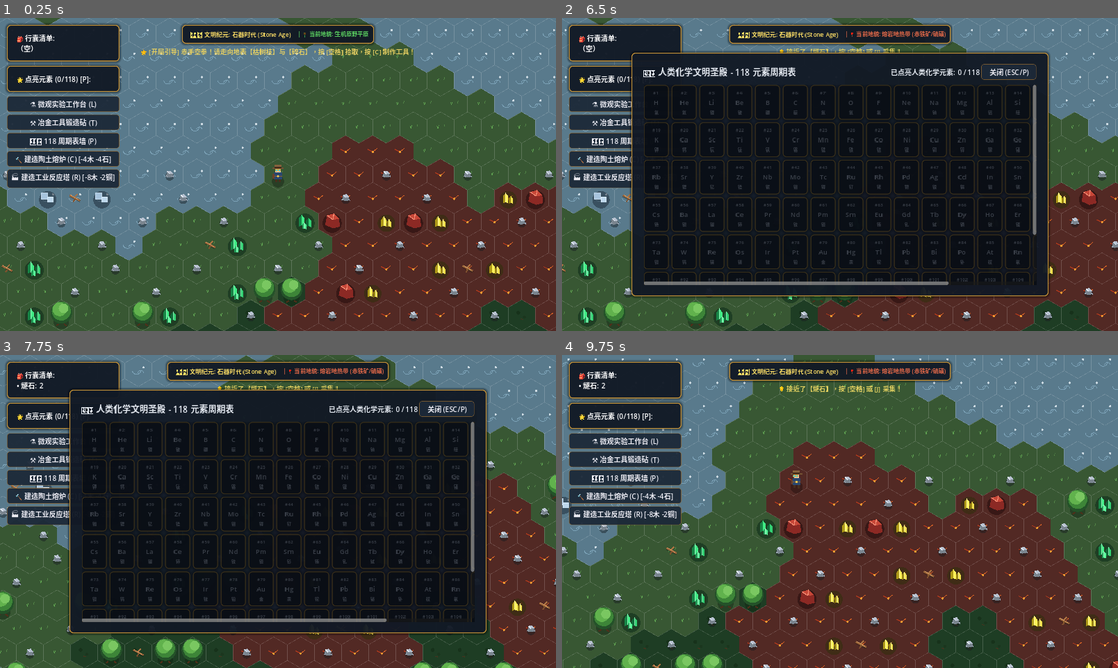
Above: before the commit, frames 1-4 (two rows, left to right).
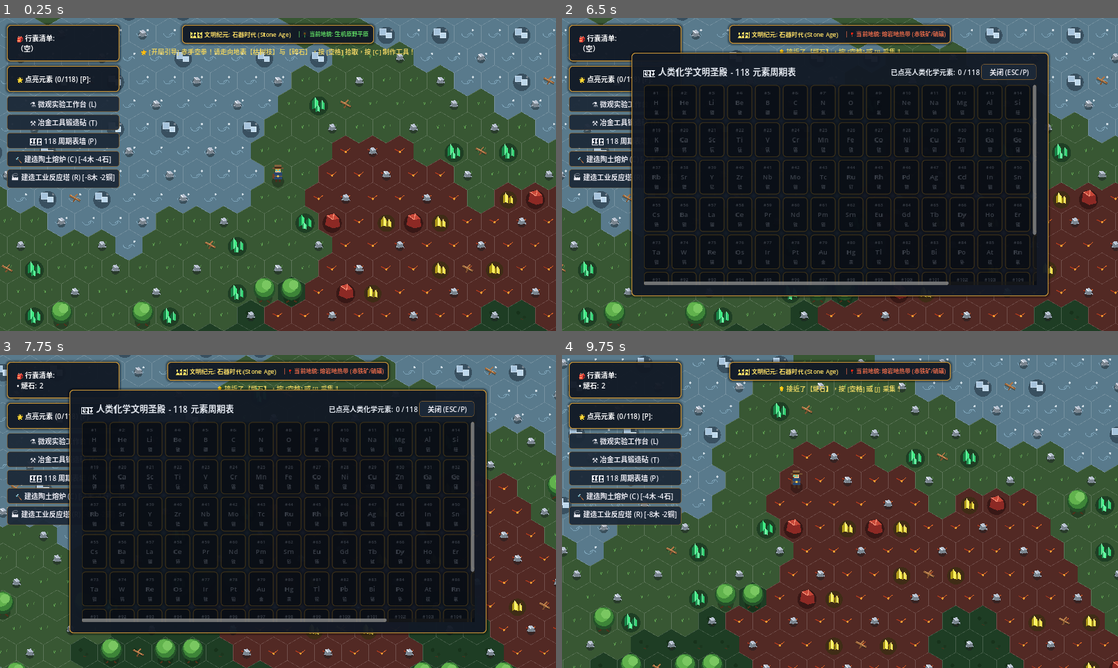
Above: after the commit, the same moments.

Repository: imlinhanchao/elemental-earth-2d
Game: Godot game, scene res://src/scenes/world.tscn
Same seed, same stepped clock (60 frames per second), same inputs: the game is played once before the commit and once after it.
Inputs (mouse positions are in pixels of both pictures, inside the frame that each line leads up to):
- Up to frame 1 (0.25 s): no input
- Up to frame 2 (6.5 s): click "⚗️ 微观实验工作台 (L)" at 0.5 s; click "⚒️ 冶金工具锻造砧 (T)" at 1.25 s; click "🏛️ 118 周期表墙 (P)" at 2 s; click "🔨 建造陶土熔炉 (C) [-4木 -4石]" at 2.75 s; click "🏭 建造工业反应塔 (R) [-8木 -2铜]" at 3.5 s; click "关闭 (ESC/P)" at 4.25 s; click "关闭 (C/T/ESC)" at 5 s; tap Enter at 5.75 s; move the mouse to (567, 268) at 5.77 s; hold D (move_right) from 5.78 s (still down); hold Space (action_primary) from 5.78 s (still down); click (567, 268) at 5.92 s
- Up to frame 3 (7.75 s): move the mouse to (27, 652) at 6.52 s; release D (move_right) at 6.53 s; release Space (action_primary) at 6.53 s; hold S (move_down) 6.53-7.28 s; tap E (interact) at 6.6 s; click (27, 652) at 6.67 s; move the mouse to (27, 646) at 7.27 s; hold D (move_right) from 7.28 s (still down); hold 1 (quick_action_1) from 7.28 s (still down); click (27, 646) at 7.42 s
- Up to frame 4 (9.75 s): move the mouse to (567, 652) at 8.02 s; release D (move_right) at 8.03 s; release 1 (quick_action_1) at 8.03 s; hold W (move_up) 8.03-8.78 s; tap 2 (quick_action_2) at 8.1 s; click (567, 652) at 8.17 s; move the mouse to (589, 633) at 8.77 s; hold 3 (quick_action_3) 8.78-9.53 s; hold A (move_left) from 8.78 s (still down); click (589, 633) at 8.92 s; move the mouse to (562, 549) at 9.52 s; tap P at 9.6 s; click (562, 549) at 9.67 s

The runs differ from the first frame. In frame 1, 2.5% of the frame differs, in the area x 0-100%, y 0-46%; in frame 2, 0.8%; in frame 3, 0.5%; in frame 4, 1.9%.

Commit message:
fix: isolate Y-Sort entities in dedicated container to prevent ground tiles covering northern entities and player

Diff:
--- a/src/scenes/world.gd
+++ b/src/scenes/world.gd
@@ -7,7 +7,8 @@
 const FurnaceScene = preload("res://src/scenes/furnace.tscn")
 const IndustrialReactorScene = preload("res://src/scenes/industrial_reactor.tscn")
 
-@onready var player = $Player
+@onready var entities = $Entities
+@onready var player = $Entities/Player
 @onready var hud = $HUD
 
 var hex_gen: HexWorldGenerator
@@ -67,7 +68,7 @@
 
 	var iname = DataDB.get_item(item_key).get("name", item_key)
 	node.item_name = iname
-	add_child(node)
+	entities.add_child(node)
 
 func _process(_delta: float) -> void:
 	if player and hex_gen and hud:
@@ -142,7 +143,7 @@
 		GameState.inventory.remove_item("flint", 4)
 		var new_f = FurnaceScene.instantiate()
 		new_f.position = player.position + Vector2(40, 20)
-		add_child(new_f)
+		entities.add_child(new_f)
 		_bind_furnace_events(new_f)
 		GameState.post_notice("🔨 现场施工完成！消耗原木 x4 与碎石 x4 堆砌起【陶土熔炉】！", Color.GREEN)
 	else:
@@ -154,7 +155,7 @@
 		GameState.inventory.remove_item("copper", 2)
 		var new_r = IndustrialReactorScene.instantiate()
 		new_r.position = player.position + Vector2(40, 20)
-		add_child(new_r)
+		entities.add_child(new_r)
 		GameState.post_notice("🏭 近代工业巨构施工完成！消耗原木 x8 与金属铜 x2 建立【工业连续反应塔】！", Color(0.2, 0.8, 1.0))
 	else:
 		GameState.post_notice("❌ 建造反应塔原料不足！需要: 原木 x8, 金属铜 x2 (请先在土窑炼铜)", Color.RED)
--- a/src/scenes/world.tscn
+++ b/src/scenes/world.tscn
@@ -5,10 +5,12 @@
 [ext_resource type="PackedScene" uid="uid://ci8v43187140w" path="res://src/ui/hud.tscn" id="3_hud"]
 
 [node name="World" type="Node2D"]
-y_sort_enabled = true
 script = ExtResource("1_world")
 
-[node name="Player" parent="." instance=ExtResource("2_player")]
+[node name="Entities" type="Node2D" parent="."]
+y_sort_enabled = true
+
+[node name="Player" parent="Entities" instance=ExtResource("2_player")]
 position = Vector2(0, 0)
 
 [node name="HUD" parent="." instance=ExtResource("3_hud")]
Binary file changed: screenshot_current.png
